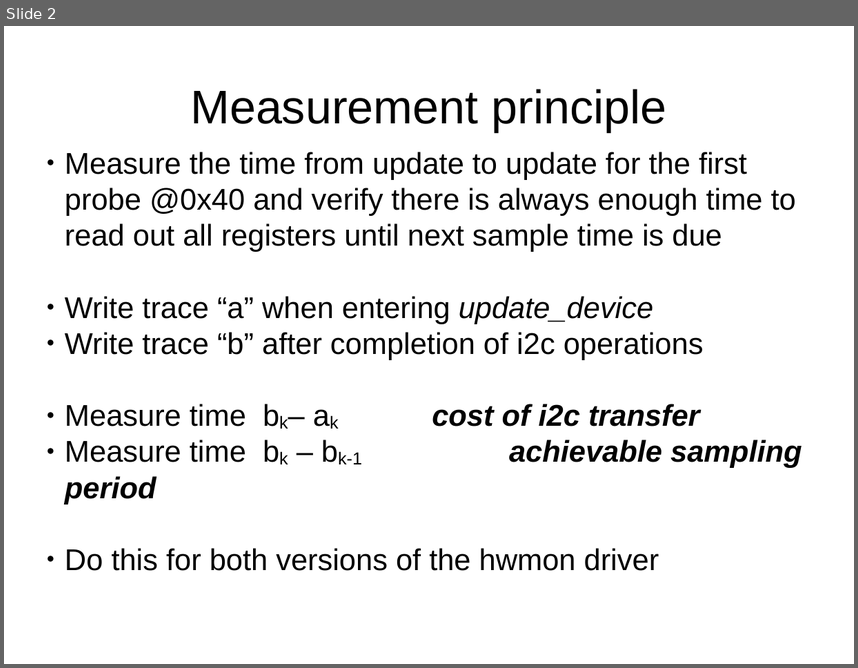
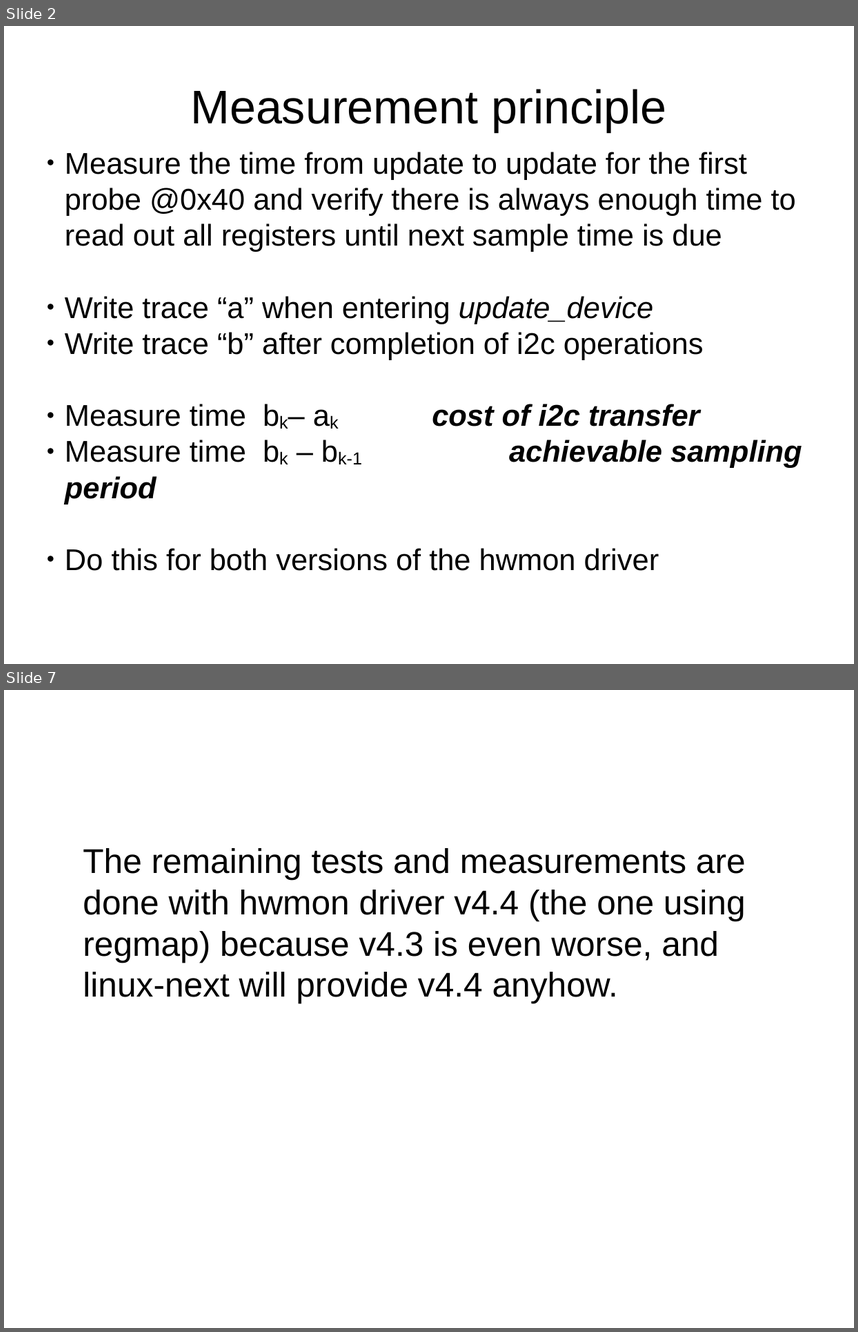
Before and after one commit to BayLibre/ACME, a slide deck: docs/measurements/8-probes-measurements.odp. Shown one above the other, each under a label of ours: slide 2 before the commit, slides 2 and 7 after it; the slides between them are not shown. The pictures are 858x668 and 858x1332 pixels, drawn with LibreOffice and Linux fonts; fonts in the diff are those of the drawing. Boxes give left, top, right and bottom in pixels: in the first picture for what was removed or moved away, otherwise in the second. Text is boxed around its words. In the diff, an @@ line names an element or a change of style, - is before the commit and + after.

Commit message:
update hwmon test script and doc

```diff
--- a/docs/measurements/8-probes-measurements.odp
+++ b/docs/measurements/8-probes-measurements.odp
@@ slide 7 added at [4,690,854,1328], background #FFFFFF @@
@@ text added at [83,848,746,1003], 32 pt, text #000000 @@
+The remaining tests and measurements are done with hwmon driver v4.4 (the one using regmap) because v4.3 is even worse, and linux-next will provide v4.4 anyhow.
```
Also in this commit, not shown: 2 slides changed, 8 other slides added, 1 slide removed, 2 other files.
